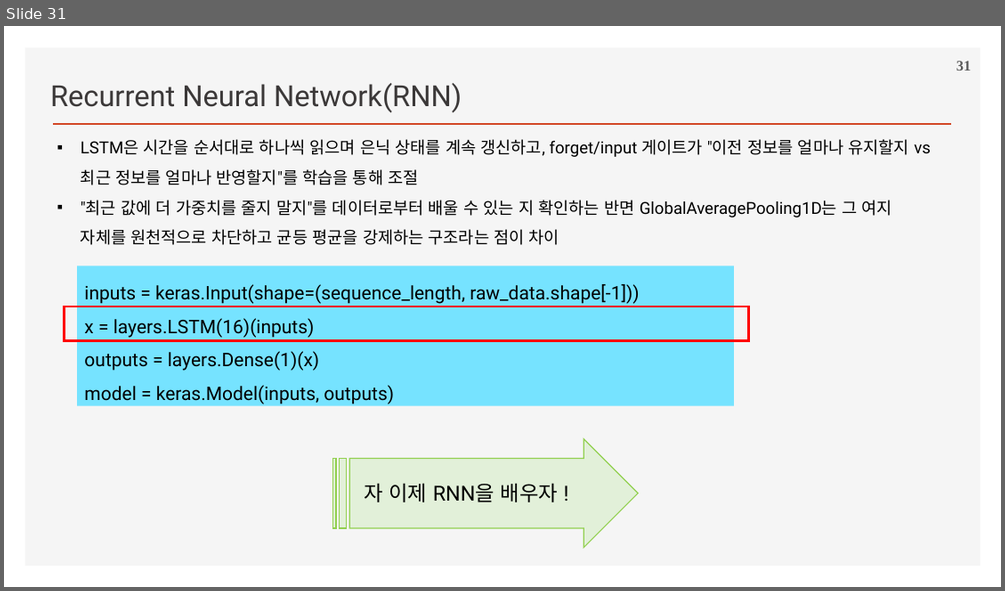
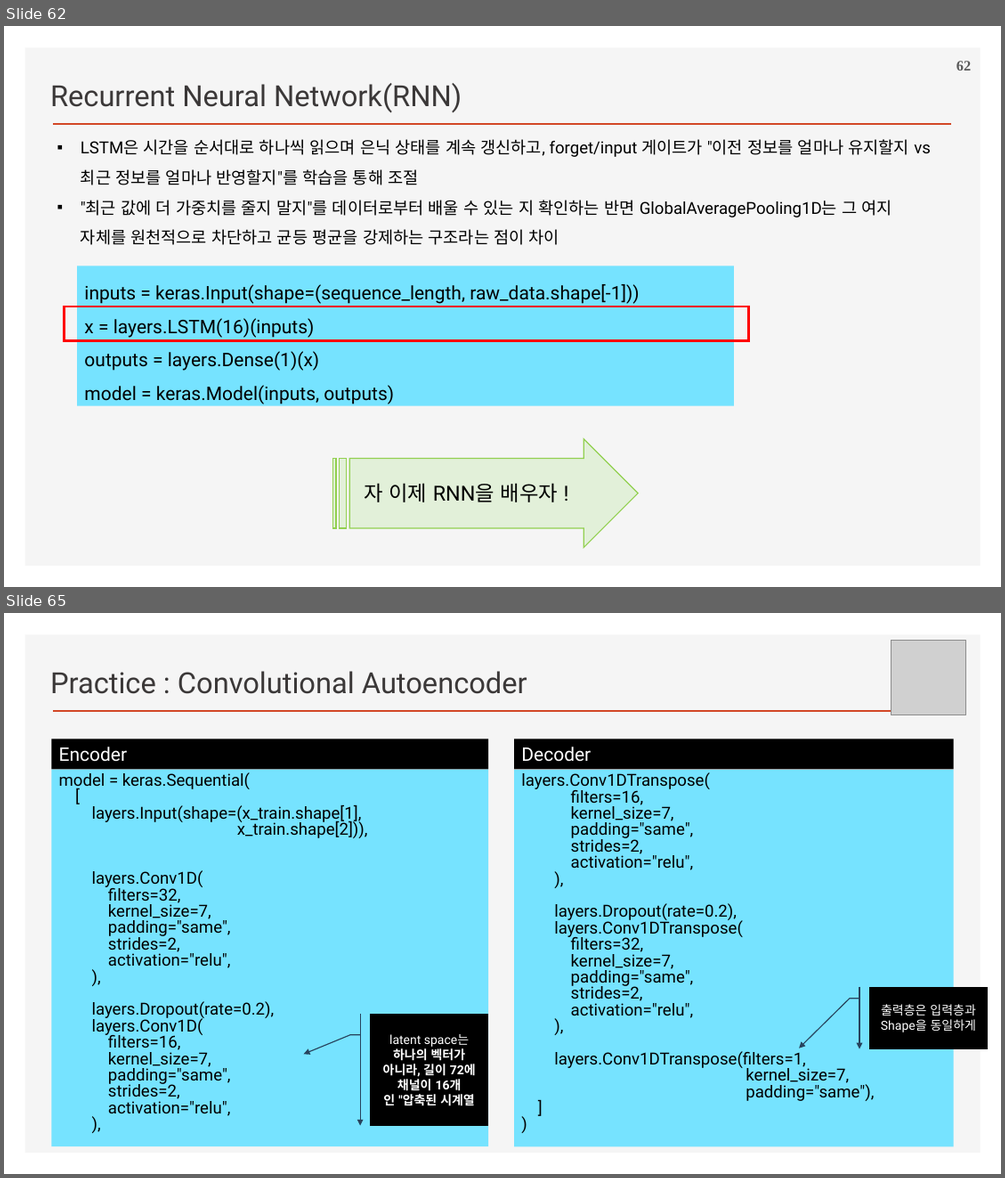
Before and after one commit to ancestor9/2026_Fall_Deep-Learning-with-Python, a slide deck: Chapter 13 Timeseries forecasting.pptx. Shown one above the other, each under a label of ours: slide 31 before the commit, slides 62 and 65 after it; the slides between them are not shown. The pictures are 1005x591 and 1005x1178 pixels, drawn with LibreOffice and Linux fonts; fonts in the diff are those of the drawing; grey boxes stand for pictures; background and template pictures are left out. Boxes give left, top, right and bottom in pixels: in the first picture for what was removed or moved away, otherwise in the second. Text is boxed around its words. In the diff, an @@ line names an element or a change of style, - is before the commit and + after.

```diff
--- a/Chapter 13 Timeseries forecasting.pptx
+++ b/Chapter 13 Timeseries forecasting.pptx
@@ slide 65 added at bbox=[4, 613, 1001, 1174], background #FFFFFF; not listed: 2 template elements that a slide beside it also shows @@
@@ picture added at bbox=[890, 641, 966, 715] @@
@@ text added at bbox=[50, 671, 527, 694], 28 pt, text #3B3838 @@
+Practice : Convolutional Autoencoder
@@ rectangle added at bbox=[52, 738, 488, 769], fill #000000, 18 pt, text #FFFFFF @@
+Encoder
@@ rectangle added at bbox=[514, 738, 953, 769], fill #000000, 18 pt, text #FFFFFF @@
+Decoder
@@ rectangle added at bbox=[52, 770, 488, 1146], fill #76E3FF, 16 pt, text #000000 @@
+model = keras.Sequential(
+[
+layers.Input(shape=(x_train.shape[1],
+x_train.shape[2])),
+layers.Conv1D(
+filters=32,
+kernel_size=7,
+padding="same",
+strides=2,
+activation="relu",
+),
+layers.Dropout(rate=0.2),
+layers.Conv1D(
+filters=16,
+kernel_size=7,
+padding="same",
+strides=2,
+activation="relu",
+),
@@ rectangle added at bbox=[514, 770, 953, 1147], fill #76E3FF, 16 pt, text #000000 @@
+layers.Conv1DTranspose(
+filters=16,
+kernel_size=7,
+padding="same",
+strides=2,
+activation="relu",
+),
+layers.Dropout(rate=0.2),
+layers.Conv1DTranspose(
+filters=32,
+kernel_size=7,
+padding="same",
+strides=2,
+activation="relu",
+),
+layers.Conv1DTranspose(filters=1,
+kernel_size=7,
+padding="same"),
+]
+)
@@ accent callout added at bbox=[869, 987, 987, 1049], fill #000000, outline #28445D 1 pt, 12 pt, text #FFFFFF @@
+출력층은 입력층과 Shape을 동일하게
@@ accent callout added at bbox=[371, 1013, 488, 1126], fill #000000, outline #28445D 1 pt, 12 pt, text #FFFFFF, bold @@
+latent space는 하나의 벡터가 아니라, 길이 72에 채널이 16개인 "압축된 시계열
@@ what was slide 31 is now slide 62 @@
@@ page number at bbox=[956, 61, 971, 70]: text changed @@
-31
+62
```
Also in this commit, not shown: 4 slides changed, 5 other slides added.
